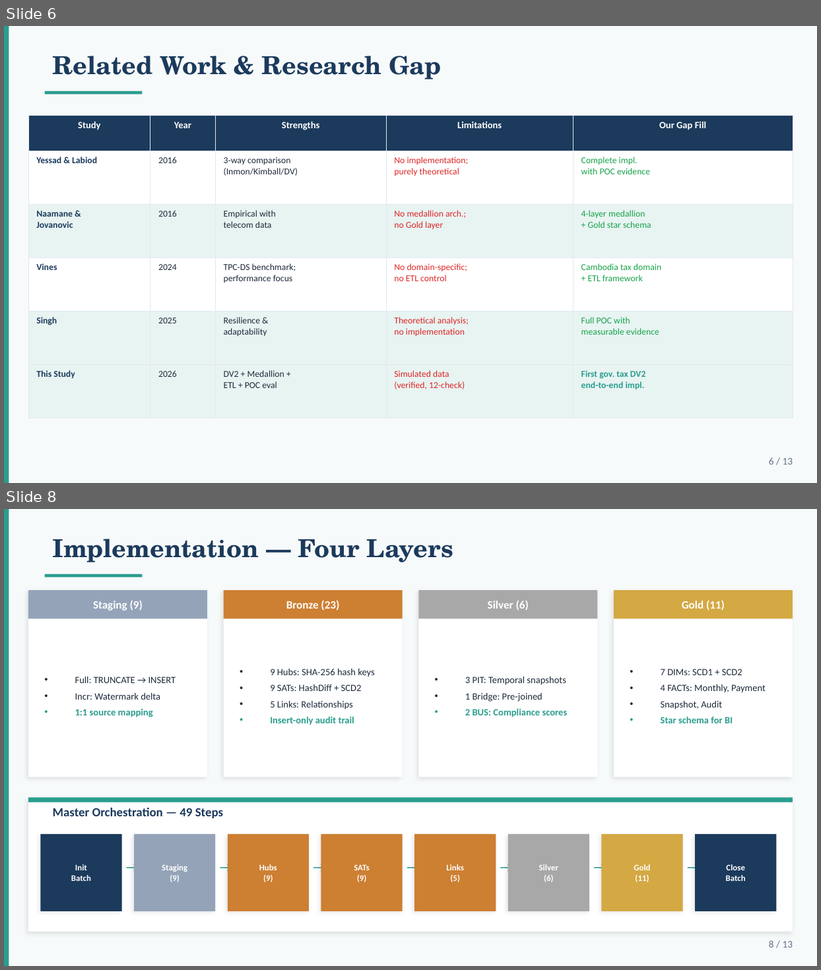
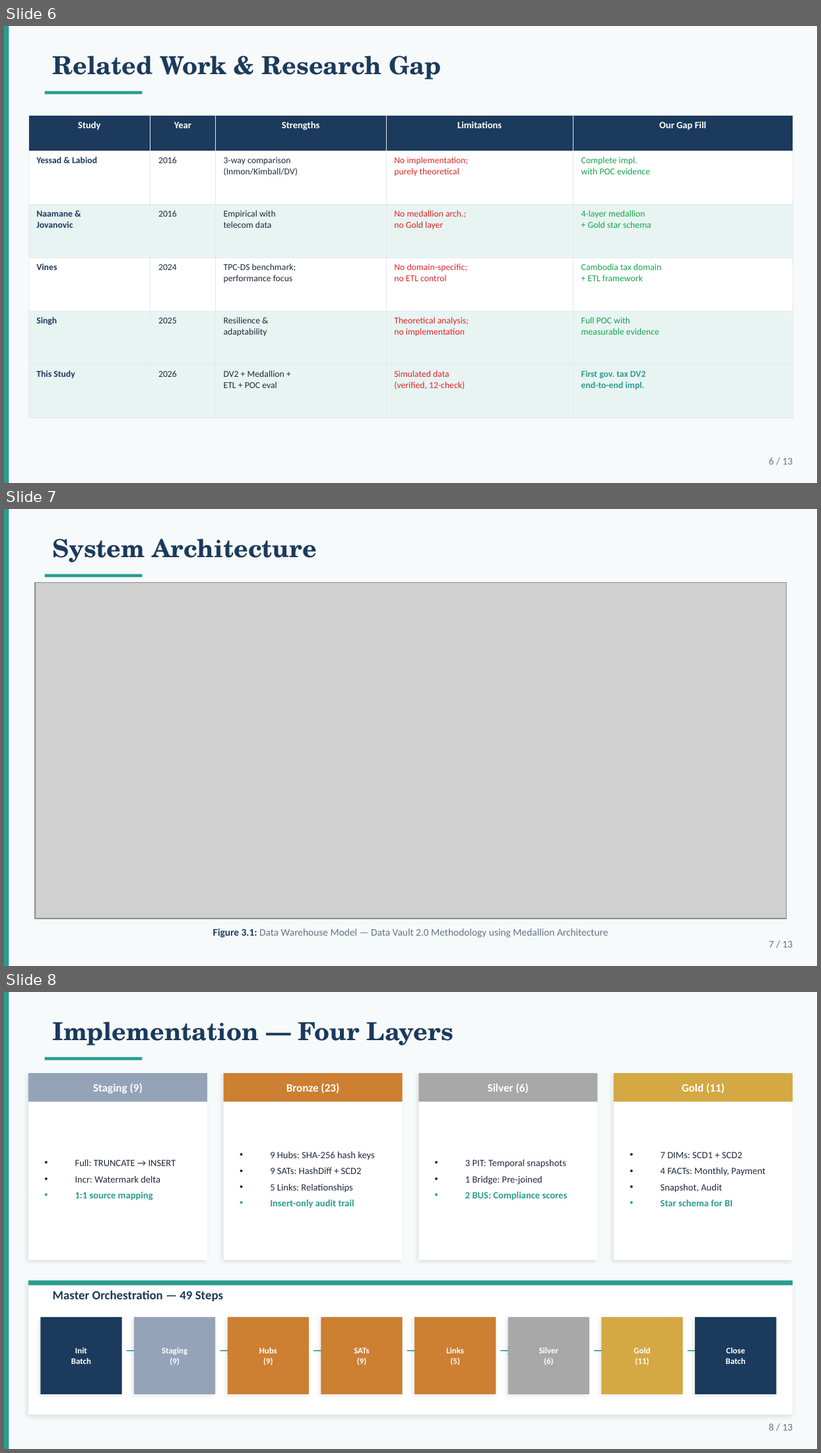
Before and after one commit to mvsotso/dv2-tax-data-warehouse-using-medallion, a slide deck: Documents/Final_Presentation.pptx. Shown one above the other, each under a label of ours: slides 6 and 8 before the commit, slides 6, 7 and 8 after it; the slides between them are not shown. The pictures are 821x970 and 821x1453 pixels, drawn with LibreOffice and Linux fonts; fonts in the diff are those of the drawing; grey boxes stand for pictures. Boxes give left, top, right and bottom in pixels: in the first picture for what was removed or moved away, otherwise in the second. Text is boxed around its words. In the diff, an @@ line names an element or a change of style, - is before the commit and + after.

```diff
--- a/Documents/Final_Presentation.pptx
+++ b/Documents/Final_Presentation.pptx
@@ slide 7 added at (4,509,817,966), background #F7FAFA @@
@@ rectangle added at (4,509,9,966), fill #2A9D8F @@
@@ text added at (53,539,316,562), 22 pt, text #1B3A5C, bold @@
+System Architecture
@@ picture added at (35,583,786,919) @@
@@ rectangle added at (45,574,142,577), fill #2A9D8F @@
@@ text added at (213,929,609,938), 9 pt, text #64748B @@
+Figure 3.1: Data Warehouse Model — Data Vault 2.0 Methodology using Medallion Architecture
@@ text added at (769,941,793,948), 9 pt, text #64748B @@
+7 / 13
```
Also in this commit, not shown: 1 slide changed, 1 slide removed.
